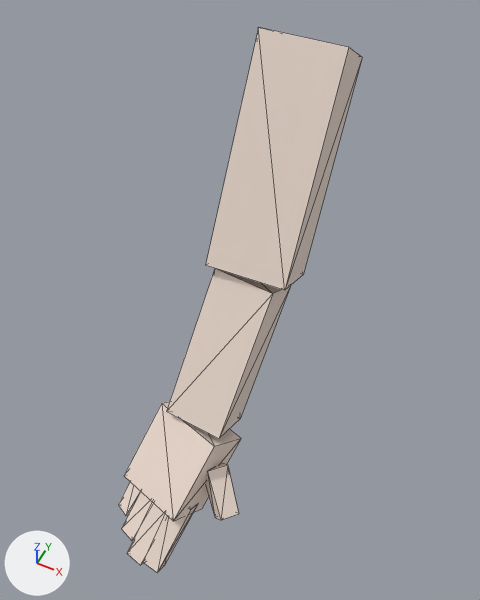
The OBJ model Project/Resources/ApplicationResources/Model/player/RightArm/playerRightArm.obj: old version first, new version second.
One viewpoint serves both versions: a 50 mm lens placed at (0.489, -1.605, 2.893), pointed at (0.043, -0.713, 1.778). Arrows for +X, +Y and +Z are at lower left; the lights stay in place. The first picture is the older version. Mesh edges are drawn as thin lines. Where no turn or scale is listed for an object, it has been applied to the vertices.

Objects in the first picture: 'Simple_Thumb.R'.
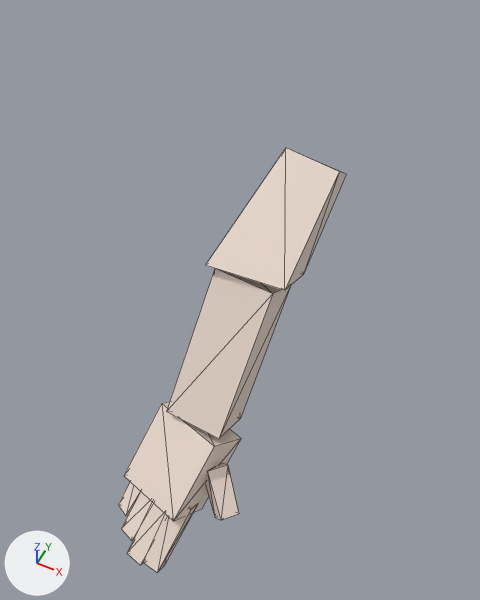
The change in detail:
me_simple_thumb_r is used by ob_simple_thumb_r; location (0.0, 0.0, 0.0).
me_simple_thumb_r had 64 vertices, 96 faces and spanned x -0.116..0.19, y -1.173..-0.326, z 1.213..2.291.
me_simple_thumb_r now has 64 vertices, 96 faces and spans x -0.116..0.19, y -1.173..-0.426, z 1.213..2.064.
Part 1, on me_simple_thumb_r:
Vertex 8 of me_simple_thumb_r moves from (0.134, -0.326, 2.196) at pixel (362, 57) to (0.164, -0.428, 1.973) at pixel (346, 174).
Vertex 9 of me_simple_thumb_r moves from (0.146, -0.47, 2.287) at pixel (348, 47) to (0.173, -0.518, 2.046) at pixel (339, 171).
Vertex 12 of me_simple_thumb_r moves from (-0.046, -0.339, 2.2) to (0.043, -0.426, 1.991) at pixel (296, 152).
Vertex 13 of me_simple_thumb_r moves from (-0.034, -0.482, 2.291) at pixel (258, 27) to (0.052, -0.516, 2.064) at pixel (285, 147).

Boxes (x1, y1, x2, y2) around the edits, measured in the pictures (480 x 600 px; the box of a moved part takes in the faces that stretch with it):
'Simple_Thumb.R', reshaped (7% narrower, 22% shorter)
    before: (118, 27, 362, 572)
    after: (118, 148, 346, 572)
part 1 of me_simple_thumb_r, moved or reshaped
    before: (206, 27, 362, 290)
    after: (206, 148, 346, 290)
